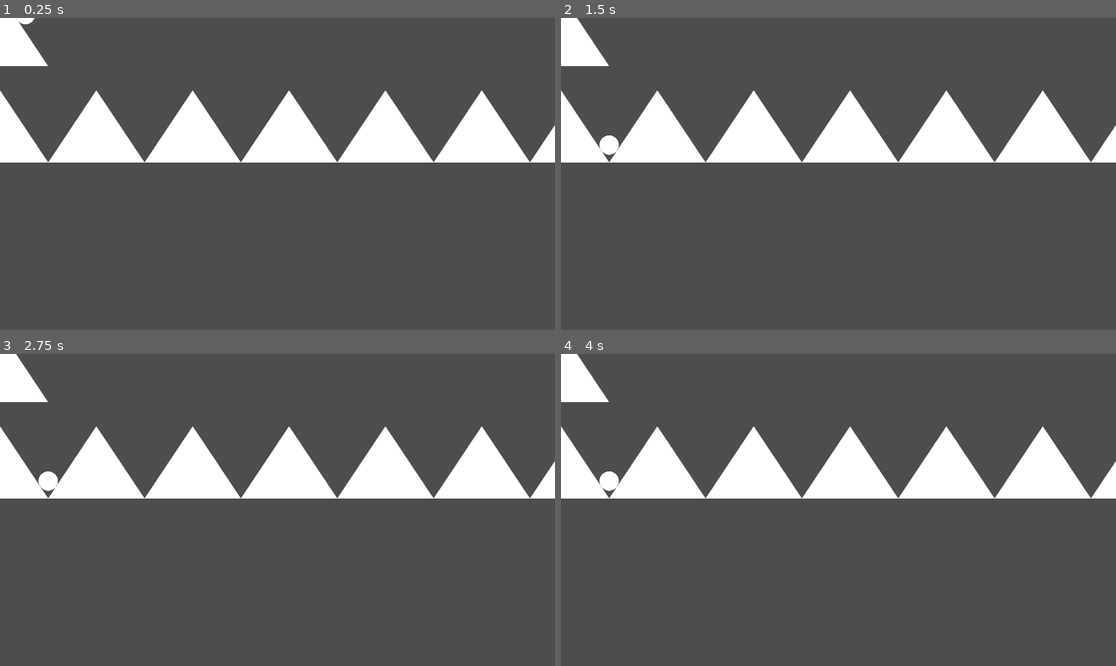
Above: before the commit, frames 1-4 (two rows, left to right).
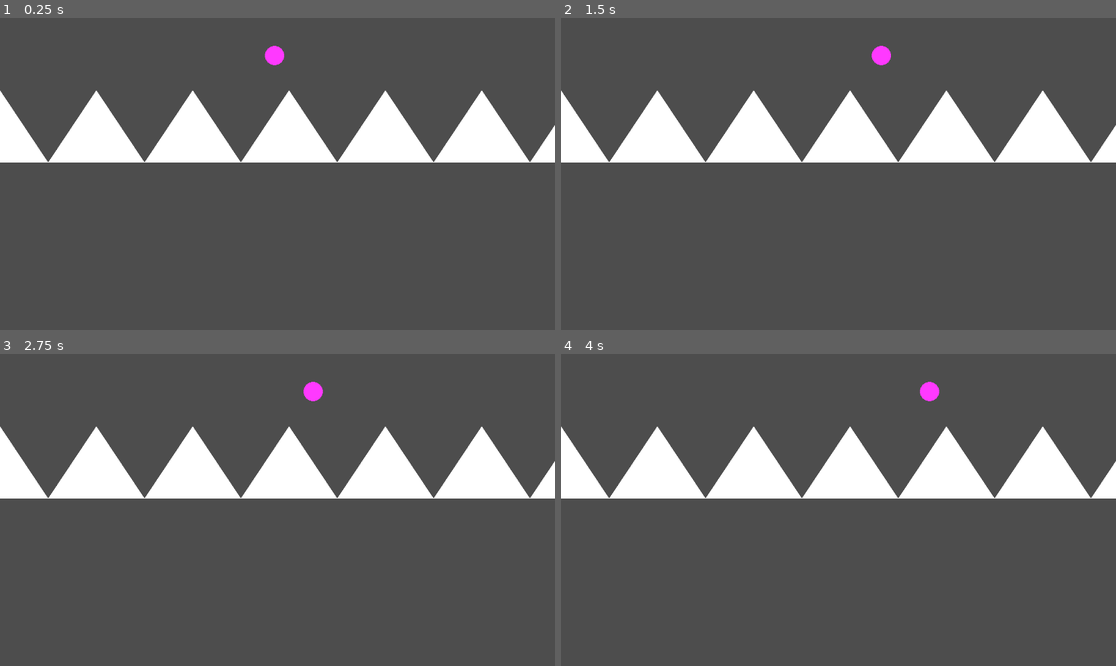
Above: after the commit, the same moments.

Repository: jouhlig/bachelor
Game: Godot game, scene res://Game.tscn
Two runs of this game, one before a commit and one after it. Both use one fixed random seed, a clock stepped at 60 frames per second and the inputs below.
Inputs:
- Up to frame 1 (0.25 s): no input
- Up to frame 2 (1.5 s): tap Enter (ui_accept) at 0.5, 0.6, 0.77, 1.07, 1.35 s; hold Right (ui_right) from 0.53 s (still down)
- Up to frame 3 (2.75 s): tap Enter (ui_accept) at 1.52, 1.82, 2.1 s; release Right (ui_right) at 2.03 s; hold Left (ui_left) from 2.03 s (still down)
- Up to frame 4 (4 s): release Left (ui_left) at 2.78 s; hold Right (ui_right) from 2.78 s (still down); tap Enter (ui_accept) at 2.85, 3.02, 3.32, 3.6, 3.77 s

The runs differ from the first frame. In frame 1, 1.1% of the frame differs, in the area x 0-52%, y 0-16%; in frame 2, 1.3%; in frame 3, 1.3%; in frame 4, 1.3%, in the area x 0-69%, y 0-44%.

Commit message:
add player movement

Diff:
--- a/Game.tscn
+++ b/Game.tscn
@@ -1,12 +1,11 @@
-[gd_scene load_steps=4 format=3 uid="uid://dcfuk4qabv37f"]
+[gd_scene load_steps=3 format=3 uid="uid://dcfuk4qabv37f"]
 
 [ext_resource type="Script" uid="uid://u2chcgx4hx01" path="res://game.gd" id="1_u44n3"]
 [ext_resource type="PackedScene" uid="uid://dfcit6vv0i3lu" path="res://Player.tscn" id="1_xkndl"]
-[ext_resource type="PackedScene" uid="uid://busqla57y5uy0" path="res://Triangle.tscn" id="2_u44n3"]
 
 [node name="Game" type="Node"]
 script = ExtResource("1_u44n3")
 
 [node name="Player" parent="." instance=ExtResource("1_xkndl")]
-
-[node name="Triangle" parent="." instance=ExtResource("2_u44n3")]
+z_index = 1
+position = Vector2(570, 78)
--- a/Player.tscn
+++ b/Player.tscn
@@ -22,3 +22,4 @@
 [node name="Visuals" type="Node2D" parent="."]
 
 [node name="Polygon2D" type="Polygon2D" parent="Visuals"]
+color = Color(1, 0.22352941, 1, 1)
--- a/Triangle.tscn
+++ b/Triangle.tscn
@@ -9,6 +9,7 @@
 
 [node name="CollisionShape2D" type="CollisionShape2D" parent="."]
 shape = SubResource("CircleShape2D_q5a6s")
+disabled = true
 
 [node name="Visuals" type="Node2D" parent="."]
 
--- a/player.gd
+++ b/player.gd
@@ -1,8 +1,8 @@
 extends CharacterBody2D
 
 
-const SPEED = 300.0
-const JUMP_VELOCITY = -400.0
+const SPEED = 100.0
+#const JUMP_VELOCITY = -400.0
 
 func _ready() -> void:
 	var shape = CircleShape2D.new()
@@ -13,24 +13,13 @@
 	$Visuals/Polygon2D.polygon = points
 
 func _physics_process(delta: float) -> void:
-	# Add the gravity.
-	if not is_on_floor():
-		velocity += get_gravity() * delta
-
-	# Handle jump.
-	if Input.is_action_just_pressed("ui_accept") and is_on_floor():
-		velocity.y = JUMP_VELOCITY
-
-	# Get the input direction and handle the movement/deceleration.
-	# As good practice, you should replace UI actions with custom gameplay actions.
-	var direction := Input.get_axis("ui_left", "ui_right")
-	if direction:
-		velocity.x = direction * SPEED
-	else:
-		velocity.x = move_toward(velocity.x, 0, SPEED)
-
+	var direction : Vector2 = Vector2.ZERO
+	direction.x = Input.get_action_strength("right") - Input.get_action_strength("left")
+	direction.y = Input.get_action_strength("down") - Input.get_action_strength("up")
+	velocity = direction*SPEED
 	move_and_slide()
 
+#approximate circle shape for the visual polygon2D
 func create_circle_points(radius: float, segments: int = 32):
 	var pts = PackedVector2Array()
 	for i in range(segments):
--- a/project.godot
+++ b/project.godot
@@ -14,3 +14,26 @@
 run/main_scene="uid://dcfuk4qabv37f"
 config/features=PackedStringArray("4.5", "Forward Plus")
 config/icon="res://icon.svg"
+
+[input]
+
+up={
+"deadzone": 0.2,
+"events": [Object(InputEventKey,"resource_local_to_scene":false,"resource_name":"","device":-1,"window_id":0,"alt_pressed":false,"shift_pressed":false,"ctrl_pressed":false,"meta_pressed":false,"pressed":false,"keycode":0,"physical_keycode":4194320,"key_label":0,"unicode":0,"location":0,"echo":false,"script":null)
+]
+}
+down={
+"deadzone": 0.2,
+"events": [Object(InputEventKey,"resource_local_to_scene":false,"resource_name":"","device":-1,"window_id":0,"alt_pressed":false,"shift_pressed":false,"ctrl_pressed":false,"meta_pressed":false,"pressed":false,"keycode":0,"physical_keycode":4194322,"key_label":0,"unicode":0,"location":0,"echo":false,"script":null)
+]
+}
+left={
+"deadzone": 0.2,
+"events": [Object(InputEventKey,"resource_local_to_scene":false,"resource_name":"","device":-1,"window_id":0,"alt_pressed":false,"shift_pressed":false,"ctrl_pressed":false,"meta_pressed":false,"pressed":false,"keycode":0,"physical_keycode":4194319,"key_label":0,"unicode":0,"location":0,"echo":false,"script":null)
+]
+}
+right={
+"deadzone": 0.2,
+"events": [Object(InputEventKey,"resource_local_to_scene":false,"resource_name":"","device":-1,"window_id":0,"alt_pressed":false,"shift_pressed":false,"ctrl_pressed":false,"meta_pressed":false,"pressed":false,"keycode":0,"physical_keycode":4194321,"key_label":0,"unicode":0,"location":0,"echo":false,"script":null)
+]
+}
